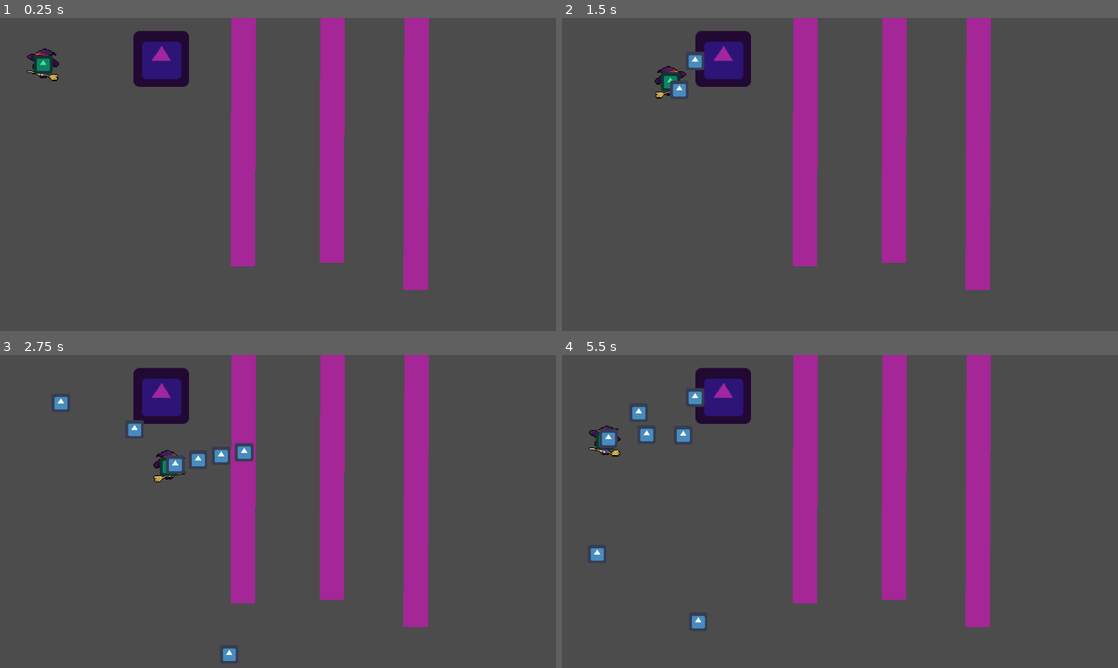
Above: before the commit, frames 1-4 (two rows, left to right).
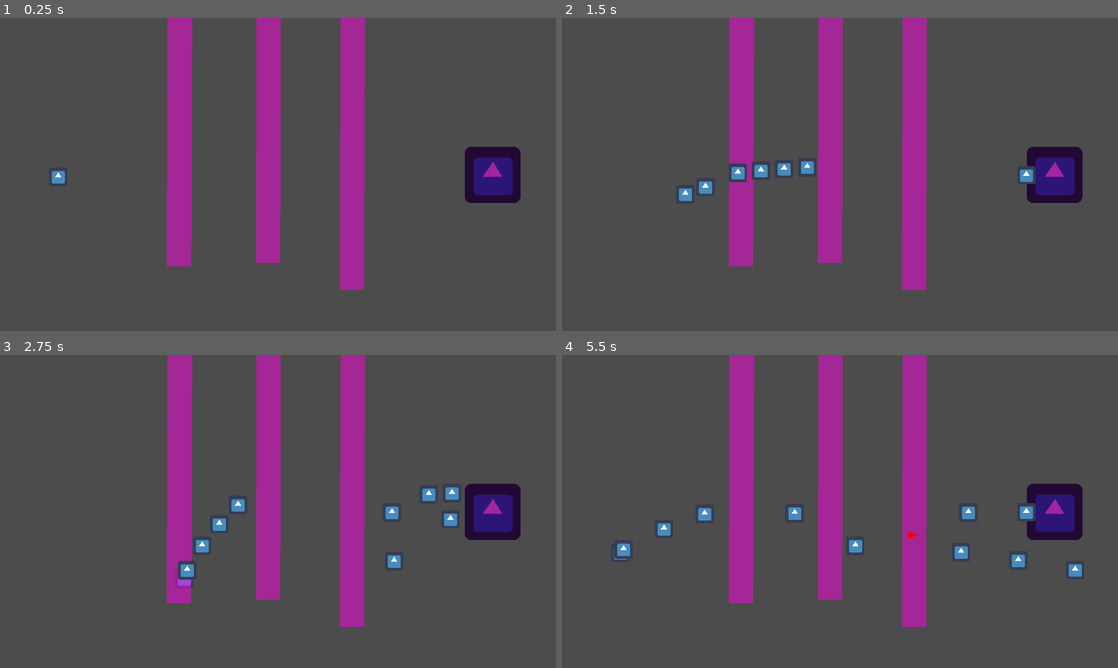
Above: after the commit, the same moments.

Repository: SAM2WOW/ProjectDanmaku
Game: Godot game, scene res://scenes/Main.tscn
The game is run twice, just before and just after one commit, with the same random seed, the same clock (stepped at 60 frames per second) and the same inputs. The engine's default icon, where the game draws it, is replaced by a stand-in: a white triangle on a blue panel in a dark square.
Inputs (mouse positions are in pixels of both pictures, inside the frame that each line leads up to):
- Up to frame 1 (0.25 s): no input
- Up to frame 2 (1.5 s): tap Enter at 0.5 s; move the mouse to (962, 158) at 0.52 s; press the mouse at (962, 158) at 0.53 s; hold D (move_right) 0.53-1.28 s; move the mouse to (728, 190) at 1.27 s; release the mouse at (728, 190) at 1.28 s; hold S (move_down) from 1.28 s (still down); click (728, 190) at 1.35 s
- Up to frame 3 (2.75 s): move the mouse to (333, 442) at 2.02 s; release S (move_down) at 2.03 s; press the mouse at (333, 442) at 2.03 s; hold D (move_right) from 2.03 s (still down)
- Up to frame 4 (5.5 s): move the mouse to (812, 574) at 2.77 s; release D (move_right) at 2.78 s; release the mouse at (812, 574) at 2.78 s; hold W (move_up) 2.78-3.53 s; click (812, 574) at 2.85 s; move the mouse to (1006, 558) at 3.52 s; press the mouse at (1006, 558) at 3.53 s; hold A (move_left) 3.53-5.03 s; move the mouse to (673, 464) at 4.27 s; release the mouse at (673, 464) at 4.28 s; click (673, 464) at 4.35 s; move the mouse to (867, 511) at 5.02 s; press the mouse at (867, 511) at 5.03 s; hold S (move_down) from 5.03 s (still down)

The runs differ from the first frame. In frame 1, 24% of the frame differs, in the area x 4-94%, y 0-87%; in frame 2, 24%; in frame 3, 24%; in frame 4, 25%, in the area x 4-94%, y 0-88%.

Commit message:
Portal Bug FIxed

Diff:
--- a/objects/characters/Player.tscn
+++ b/objects/characters/Player.tscn
@@ -50,23 +50,24 @@
 texture = ExtResource( 2 )
 
 [node name="Style1" type="Node2D" parent="."]
+visible = false
 
 [node name="AnimatedSprite" type="AnimatedSprite" parent="Style1"]
 scale = Vector2( 3, 3 )
 frames = SubResource( 8 )
-frame = 5
+frame = 1
 speed_scale = 2.0
 playing = true
 script = ExtResource( 4 )
 
 [node name="Style2" type="Node2D" parent="."]
+visible = false
 
 [node name="Sprite" type="Sprite" parent="Style2"]
 modulate = Color( 0.243137, 0.909804, 0.54902, 1 )
 texture = ExtResource( 2 )
 
 [node name="CollisionShape2D" type="CollisionShape2D" parent="."]
-position = Vector2( -3, 18 )
 shape = SubResource( 1 )
 
 [node name="FireTimer" type="Timer" parent="."]
--- a/objects/system/portal.gd
+++ b/objects/system/portal.gd
@@ -1,16 +1,17 @@
 extends Node2D
 
 
-var player_style = 0
+var previous_style = {}
 export var style = 0
 
 
 func _on_Area2D_body_entered(body):
 	if body.has_method('_on_Verse_Jump'):
-		player_style = body.style
+		previous_style[body.name] = body.style
 		body._on_Verse_Jump(style)
 
 
 func _on_Area2D_body_exited(body):
 	if body.has_method('_on_Verse_Jump'):
-		body._on_Verse_Jump(player_style)
+		body._on_Verse_Jump(previous_style[body.name])
+		previous_style.erase(body.name)
--- a/scenes/Main.tscn
+++ b/scenes/Main.tscn
@@ -10,20 +10,20 @@
 [node name="Node2D" type="Node2D" parent="."]
 
 [node name="Player" parent="Node2D" instance=ExtResource( 1 )]
-position = Vector2( 149, 160 )
+position = Vector2( 201, 548 )
 
 [node name="Boss" parent="Node2D" instance=ExtResource( 2 )]
-position = Vector2( 556, 142 )
+position = Vector2( 1700, 542 )
 
 [node name="Portal" parent="Node2D" instance=ExtResource( 4 )]
-position = Vector2( 839, 265 )
+position = Vector2( 619, 265 )
 
 [node name="Portal2" parent="Node2D" instance=ExtResource( 4 )]
-position = Vector2( 1146, 253 )
+position = Vector2( 926, 253 )
 style = 1
 
 [node name="Portal3" parent="Node2D" instance=ExtResource( 4 )]
-position = Vector2( 1436, 347 )
+position = Vector2( 1216, 347 )
 style = 2
 
 [node name="Control" type="Control" parent="."]
